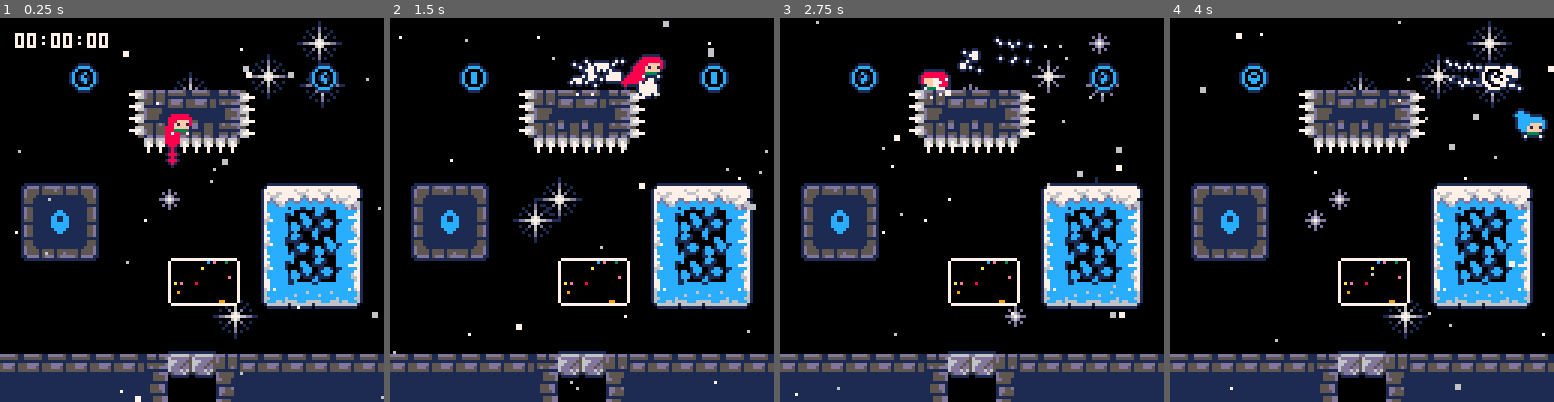
Above: before the commit, frames 1-4 (left to right).
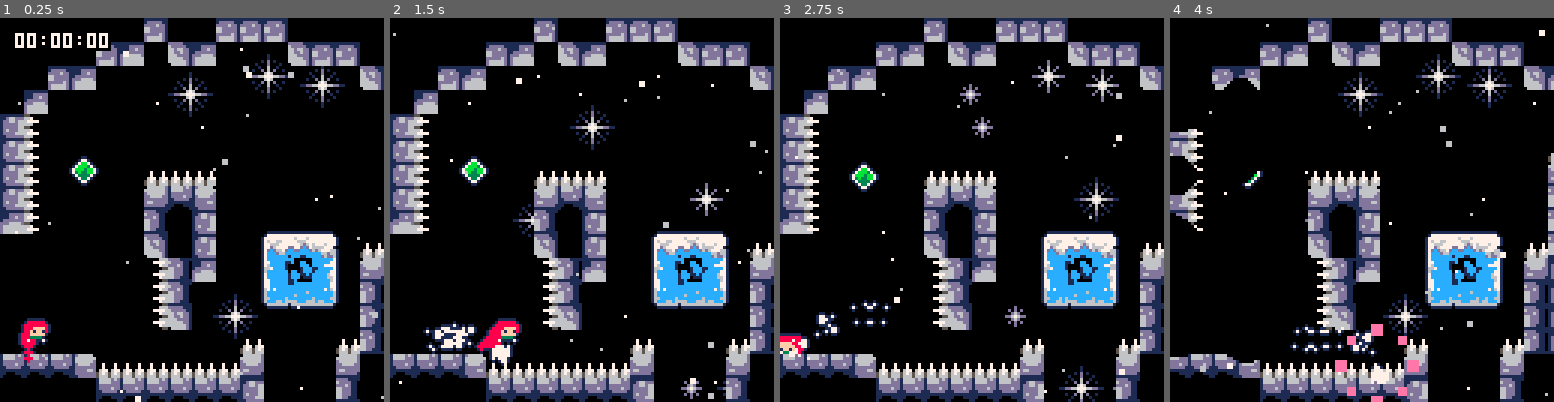
Above: after the commit, the same moments.

Repository: CelesteClassic/newleste.p8
Game: PICO-8 cartridge site.p8
Same seed, same stepped clock (60 frames per second), same inputs: the game is played once before the commit and once after it.
Inputs:
- Up to frame 1 (0.25 s): no input
- Up to frame 2 (1.5 s): tap O (Z key) at 0.33, 0.7, 1.43 s; tap X (X key) at 1.07 s
- Up to frame 3 (2.75 s): hold Left 1.97-2.37 s; tap X (X key) at 2.07, 2.4, 2.73 s; tap O (Z key) at 2.22 s; hold Down from 2.42 s (still down)
- Up to frame 4 (4 s): release Down at 2.82 s; hold Right 2.87-3.53 s; tap X (X key) at 3.07, 3.4, 3.73 s; tap O (Z key) at 3.1, 3.98 s; hold Up from 3.58 s (still down)

The runs differ from the first frame. In frame 1, 42% of the frame differs, in the area x 0-100%, y 0-100%; in frame 2, 45%; in frame 3, 43%; in frame 4, 44%.

Commit message:
First 3 levels!
added 3 new site levels (although one is just a base for the mirror room).

Diff:
--- a/site.p8
+++ b/site.p8
@@ -1688,16 +1688,24 @@
 --"x,y,w,h,exit_dirs,badeline num"
 --exit directions "0b"+"exit_left"+"exit_bottom"+"exit_right"+"exit_top" (default top- 0b0001)
 levels={
-  "0,0,1,1,0b0001",
-  "1,0,2,2,0b0001,1"
+  "0,0,2,1,0b0010,0",
+  "2,0,1,1,0b0001,0",
+  "3,0,2,1,0b1000,0"
 }
 
 --<camtrigger>--
 --camera trigger hitboxes
 --"x,y,w,h,off_x,off_y"
 camera_offsets={
+  {
+    "16,2,1,5,50,0",
+    "15,2,1,5,0,0"
+  },
   {},
-  {}
+  {
+    "27,9,5,5,-45,0",
+    "13,9,3,4,-30,0"
+  }
 }
 --</camtrigger>--
 
@@ -1948,168 +1956,232 @@
 
 
 
+…(64 lines of a section not shown)…
 __gff__
 0000000000000000000000000000000002020202080808000000000000030303030303030303030303030303030303030303030303030303030303030303030300000000000000000000000000000000030300000000000000000000000000000000000000000000000000000000000003000000000000000000000000000000
 0000000000000000000000000000000000000000000000000000000000000000000000000000000000000000000000000000000000000000000000000000000000000000000000000000000000000000000000000000000000000000000000000000000000000000000000000000000000000000000000000000000000000000
 __map__
-000000000000000000000000000000002b3b29000000000000000000002a3b2b000000000000000000000000000000000000000000000000000000000000000000000000000000000000000000000000000000000000000000000000000000000000000000000000000000000000000000000000000000000000000000000000
-000000000000000000000000000000003b290000000000000000000000002a3b000000000000000000000000000000000000000000000000000000000000000000000000000000000000000000000000000000000000000000000000000000000000000000000000000000000000000000000000000000000000000000000000
-000000440000000100000000004400002900000000000000000000001010102a000000000000000000000000000000000000000000000000000000000000000000000000000000000000000000000000000000000000000000000000000000000000000000000000000000000000000000000000000000000000000000000000
-0000000000132122222312000000000000000000000000000000000040414100000000000000000000000000000000000000000000000000000000000000000000000000000000000000000000000000000000000000000000000000000000000000000000000000000000000000000000000000000000000000000000000000
-0000000000133132323312000000000000000000000000000000000000000000000000000000000000000000000000000000000000000000000000000000000000000000000000000000000000000000000000000000000000000000000000000000000000000000000000000000000000000000000000000000000000000000
-0000000000001111111100000000000000000000000000000000000010101000000000000000000000000000000000000000000000000000000000000000000000000000000000000000000000000000000000000000000000000000000000000000000000000000000000000000000000000000000000000000000000000000
-0000000000000000000000000000000000000000000000000000000040414100000000000000000000000000000000000000000000000000000000000000000000000000000000000000000000000000000000000000000000000000000000000000000000000000000000000000000000000000000000000000000000000000
-0047484800000000000000424343430022222222222222222300000000000000000000000000000000000000000000000000000000000000000000000000000000000000000000000000000000000000000000000000000000000000000000000000000000000000000000000000000000000000000000000000000000000000
-0057000000000000000000430000000025252525252532323300000000000000000000000000000000000000000000000000000000000000000000000000000000000000000000000000000000000000000000000000000000000000000000000000000000000000000000000000000000000000000000000000000000000000
-0057000000000000000000430000000025252525252640414100000000000000000000000000000000000000000000000000000000000000000000000000000000000000000000000000000000000000000000000000000000000000000000000000000000000000000000000000000000000000000000000000000000000000
-0000000000000040414100430000000025252525252641000000000000000000000000000a00000000000000000000000000000000000000000000000000000000000000000000000000000000000000000000000000000000000000000000000000000000000000000000000000000000000000000000000000000000000000
-0058000000000041000000430000000025252525252641000010101010100000000000000000000000000000000000000000000000000000000000000000000000000000000000000000000000000000000000000000000000000000000000000000000000000000000000000000000000000000000000000000000000000000
-0000000000000000000000000000000025252532323341000034353535360000000000000000000000000000000000000000000000000000000000000000000000000000000000000000000000000000000000000000000000000000000000000000000000000000000000000000000000000000000000000000000000000000
-0000000000000000000000000000000025252600000041000025000000000010000000100000000000000000000000000000000000000000000000000000000000000000000000000000000000000000000000000000000000000000000000000000000000000000000000000000000000000000000000000000000000000000
-2222222222222317172122222222222225252600000041000025000000001340000013400000000000000000000000000000000000000000000000000000000000000000000000000000000000000000000000000000000000000000000000000000000000000000000000000000000000000000000000000000000000000000
-2525252525252600002425252525252525252600000041000025000000001341000013410000000000000000000000000000000000000000000000000000000000000000000000000000000000000000000000000000000000000000000000000000000000000000000000000000000000000000000000000000000000000000
-0000000000000000000000000000000025252522222341000025000000000000000000000000000000000000000000000000000000000000000000000000000000000000000000000000000000000000000000000000000000000000000000000000000000000000000000000000000000000000000000000000000000000000
-0000000000000000000000000000000025252525252641000000000000000000000000000000000010100000000000000000000000000000000000000000000000000000000000000000000000000000000000000000000000000000000000000000000000000000000000000000000000000000000000000000000000000000
-0000000000000000000000000000000032323232323341000000000000000000000000000000001340410000000000000000000000000000000000000000000000000000000000000000000000000000000000000000000000000000000000000000000000000000000000000000000000000000000000000000000000000000
-0000000000000000000000000000000000000000000000000000000000000000000000000000001341000000000000000000000000000000000000000000000000000000000000000000000000000000000000000000000000000000000000000000000000000000000000000000000000000000000000000000000000000000
+2e2e2e2e2e2e3e2e2e3e3e3e2e2e2e2e2e2e2e2e2e2e2e2e2e2e2e2e2e2e2e2e2e2e2e2e2e2e2f000000002d2e2e2e2e2e2e2e2e2e2e2e2e2e2e2e2f000000000000002d2e2e2e2e2e2e2e2e2e2e2e2e000000000000000000000000000000000000000000000000000000000000000000000000000000000000000000000000
+2e2e2e2e3e3f003d3f0000003d3e3e2e2e3e3e2e2e2e3e3e3e2e2e2e2e2e2e2e2e2e2e2e2e2e2f000000002d2e2e2e2e2e2e2e2e2e2e2e2e2e2e2e2f0000000a0000002d2e2e2e2e2e2e2e2e2e2e2e2e000000000000000000000000000000000000000000000000000000000000000000000000000000000000000000000000
+2e2e3e3f00000000000000000000003d3f00002d2e3f0000003d2e2e2e2e2e2e2e2e2e2e2e2e2f404141412d2e2e2e2e2e2e2e2e2e2e2e2e2e2e2e3f000000000000002d2e2e2e2e2e2e2e2e2e2e2e2e000000000000000000000000000000000000000000000000000000000000000000000000000000000000000000000000
+2e3f00000000000000000000000000000000002d2f00000000002d2e2e2e2e2e2e2e2e2e2e2e2f410000002d2e2e2e2e2e2e2e2e2e2e2e2e2e2e3f11000000100000002d2e2e2e2e2e2e2e2e2e2e2e2e000000000000000000000000000000000000000000000000000000000000000000000000000000000000000000000000
+2f1200000000000000000000000000000000002d2f00000f00002d2e2e2e2e2e3e3e3e3e2e2e3f410000003d2e3e2e2e2e2e2e2e2e2e2e2e2e2f12000000001d0000002d2e3e2e2e2e3e2e2e2e2e2e2e000000000000000000000000000000000000000000000000000000000000000000000000000000000000000000000000
+2f1200000000000000000000000000001000002d2f00000000002d2e2e2e2e2e000000003d3f0041000000003d002d2e3e3e2e2e3e2e2e2e2e2f12000000002d1010102d3f003d3e3f002d2e2e2e2e2e000000000000000000000000000000000000000000000000000000000000000000000000000000000000000000000000
+2f12000f0000101010000000000000001d00002d2f00000000002d2e2e2e2e2e00000000000000000000000000002d2e00003d3f003d2e2e2e2f12000000132d1f40413f0000000000003d3e3e2e2e2e000000000000000000000000000000000000000000000000000000000000000000000000000000000000000000000000
+2f12000000001d1e1f000000000000002d00003d3f00000000002d2e2e2e2e2e00000000000000000000000000003d2e0000000000002d2e2e2f12000000133d3f4100000000000000000000003d2e2e000000000000000000000000000000000000000000000000000000000000000000000000000000000000000000000000
+3f12000000002d2e2f000000000000002d000000000000100000002d2e3e2e2e0001000000000000000000000000002d0000000000002d2e2e2f12000000000000000000000000000000000000002d2e000000000000000000000000000000000000000000000000000000000000000000000000000000000000000000000000
+0000000000003d2e2f000042434300102d0000000000001d0000002d2f003d3e1e1e1e1f00000000000000000000002d0000000000003d3e3e3f12100000000000000000000040414100000000003d2e000000000000000000000000000000000000000000000000000000000000000000000000000000000000000000000000
+000000000000132d3f0000430000001d2f0000000000102d0000003d3f0000002e2e2e3f0000000000000000001d1e2e1e1e1e1f4041414141414141000000000000000000004100000000000000002d000000000000000000000000000000000000000000000000000000000000000000000000000000000000000000000000
+000000000000132d000000430000002d2f16000000001d2f00000011110000002e2e2f00001d1e1e1e1e1e1f002d2e2e2e2e2e2f4100000000000000000000000000000000004100000000000000002d000000000000000000000000000000000000000000000000000000000000000000000000000000000000000000000000
+000000000000133d000000000000002d2f00000010102d2f10000000000000002e2e2e1e1e2e2e2e2e2e2e2e1e2e2e2e2e2e2e2f4100000000000000000000000000000000000000000000000001002d000000000000000000000000000000000000000000000000000000000000000000000000000000000000000000000000
+0001000000000000000010000000102d2f1010101d1e2e2e1f000000000000002e2e2e2e2e2e2e2e2e2e2e2e2e2e2e2e2e2e2e2f41000000000000001d1e1e1f00000000000000000000001d1415162d000000000000000000000000000000000000000000000000000000000000000000000000000000000000000000000000
+1e1e1e1f1010101010101d0000001d2e2e1e1e1e2e2e2e2e2f101010101d1e1e2e2e2e2e2e2e2e2e2e2e2e2e2e2e2e2e2e2e2e2f00000000000000002d2e2e2f00000000000000000000002d0000002d000000000000000000000000000000000000000000000000000000000000000000000000000000000000000000000000
+2e2e2e2e1e1e1e1e1e1e2f0000002d2e2e2e2e2e2e2e2e2e2e1e1e1e1e2e2e2e2e2e2e2e2e2e2e2e2e2e2e2e2e2e2e2e2e2e2e2e1e1e1e1e1e1e1e1e2e2e2e2f00000000000000000000002d0000002d000000000000000000000000000000000000000000000000000000000000000000000000000000000000000000000000
 0000000000000000000000000000000000000000000000000000000000000000000000000000000000000000000000000000000000000000000000000000000000000000000000000000000000000000000000000000000000000000000000000000000000000000000000000000000000000000000000000000000000000000
-0000000000000000000000000000000000000000000000000000000000000000000000000000000000000010101010000000000000000000000000000000000000000000000000000000000000000000000000000000000000000000000000000000000000000000000000000000000000000000000000000000000000000000
-0000000000000000000000000000000000000000000000000000000000000000000000000000000000000040414141000000000000000000000000000000000000000000000000000000000000000000000000000000000000000000000000000000000000000000000000000000000000000000000000000000000000000000
-0000000000000000000000000000000000000000000000000000000000000000000000000000000000000041000000000000000000000000000000000000000000000000000000000000000000000000000000000000000000000000000000000000000000000000000000000000000000000000000000000000000000000000
-0000000000000000000000000000000000000000000010000000101010101010100000000000000000000000000000000000000000000000000000000000000000000000000000000000000000000000000000000000000000000000000000000000000000000000000000000000000000000000000000000000000000000000
-0000000000000000000000000000000000000010101027000000404141414141410000001000000010100000000000000000000000000000000000000000000000000000000000000000000000000000000000000000000000000000000000000000000000000000000000000000000000000000000000000000000000000000
-0000000000000000000000000000000000000040414130000000410000000000000000002700000040411200000000000000000000000000000000000000000000000000000000000000000000000000000000000000000000000000000000000000000000000000000000000000000000000000000000000000000000000000
-0000000000000000000000000000000000000000000030000000000000000000000000003700000041001200000000000000000000000000000000000000000000000000000000000000000000000000000000000000000000000000000000000000000000000000000000000000000000000000000000000000000000000000
-0000000000000000000000000000000000000000000030000000000000000000000000000000000000000000000000000000000000000000000000000000000000000000000000000000000000000000000000000000000000000000000000000000000000000000000000000000000000000000000000000000000000000000
-0000000000000000000000000000000000000000010030000000000000000000000000000000000000000000000000000000000000000000000000000000000000000000000000000000000000000000000000000000000000000000000000000000000000000000000000000000000000000000000000000000000000000000
-0000000000000000000000000000000000000021222330000000000000000000000000000000000000000000000000000000000000000000000000000000000000000000000000000000000000000000000000000000000000000000000000000000000000000000000000000000000000000000000000000000000000000000
-0000000000000000000000000000000000000024252630000000000000000000000000000000000000000000000000000000000000000000000000000000000000000000000000000000000000000000000000000000000000000000000000000000000000000000000000000000000000000000000000000000000000000000
-…(129 lines of a section not shown)…
+0000000000000000000000000000000000000000000000000000000000000000000000000000000000000000000000000000000000000000000000000000000000000000000000000000000000000000000000000000000000000000000000000000000000000000000000000000000000000000000000000000000000000000
+0000000000000000000000000000000000000000000000000000000000000000000000000000000000000000000000000000000000000000000000000000000000000000000000000000000000000000000000000000000000000000000000000000000000000000000000000000000000000000000000000000000000000000
+0000000000000000000000000000000000000000000000000000000000000000000000000000000000000000000000000000000000000000000000000000000000000000000000000000000000000000000000000000000000000000000000000000000000000000000000000000000000000000000000000000000000000000
+0000000000000000000000000000000000000000000000000000000000000000000000000000000000000000000000000000000000000000000000000000000000000000000000000000000000000000000000000000000000000000000000000000000000000000000000000000000000000000000000000000000000000000
+0000000000000000000000000000000000000000000000000000000000000000000000000000000000000000000000000000000000000000000000000000000000000000000000000000000000000000000000000000000000000000000000000000000000000000000000000000000000000000000000000000000000000000
+0000000000000000000000000000000000000000000000000000000000000000000000000000000000000000000000000000000000000000000000000000000000000000000000000000000000000000000000000000000000000000000000000000000000000000000000000000000000000000000000000000000000000000
+0000000000000000000000000000000000000000000000000000000000000000000000000000000000000000000000000000000000000000000000000000000000000000000000000000000000000000000000000000000000000000000000000000000000000000000000000000000000000000000000000000000000000000
+0000000000000000000000000000000000000000000000000000000000000000000000000000000000000000000000000000000000000000000000000000000000000000000000000000000000000000000000000000000000000000000000000000000000000000000000000000000000000000000000000000000000000000
+0000000000000000000000000000000000000000000000000000000000000000000000000000000000000000000000000000000000000000000000000000000000000000000000000000000000000000000000000000000000000000000000000000000000000000000000000000000000000000000000000000000000000000
+0000000000000000000000000000000000000000000000000000000000000000000000000000000000000000000000000000000000000000000000000000000000000000000000000000000000000000000000000000000000000000000000000000000000000000000000000000000000000000000000000000000000000000
+0000000000000000000000000000000000000000000000000000000000000000000000000000000000000000000000000000000000000000000000000000000000000000000000000000000000000000000000000000000000000000000000000000000000000000000000000000000000000000000000000000000000000000
+0000000000000000000000000000000000000000000000000000000000000000000000000000000000000000000000000000000000000000000000000000000000000000000000000000000000000000000000000000000000000000000000000000000000000000000000000000000000000000000000000000000000000000
+0000000000000000000000000000000000000000000000000000000000000000000000000000000000000000000000000000000000000000000000000000000000000000000000000000000000000000000000000000000000000000000000000000000000000000000000000000000000000000000000000000000000000000
+0000000000000000000000000000000000000000000000000000000000000000000000000000000000000000000000000000000000000000000000000000000000000000000000000000000000000000000000000000000000000000000000000000000000000000000000000000000000000000000000000000000000000000
+0000000000000000000000000000000000000000000000000000000000000000000000000000000000000000000000000000000000000000000000000000000000000000000000000000000000000000000000000000000000000000000000000000000000000000000000000000000000000000000000000000000000000000
+…(129 lines of a section not shown)…
Not shown, changed: 128 lines of the sprite sheet (__gfx__) section of site.p8
